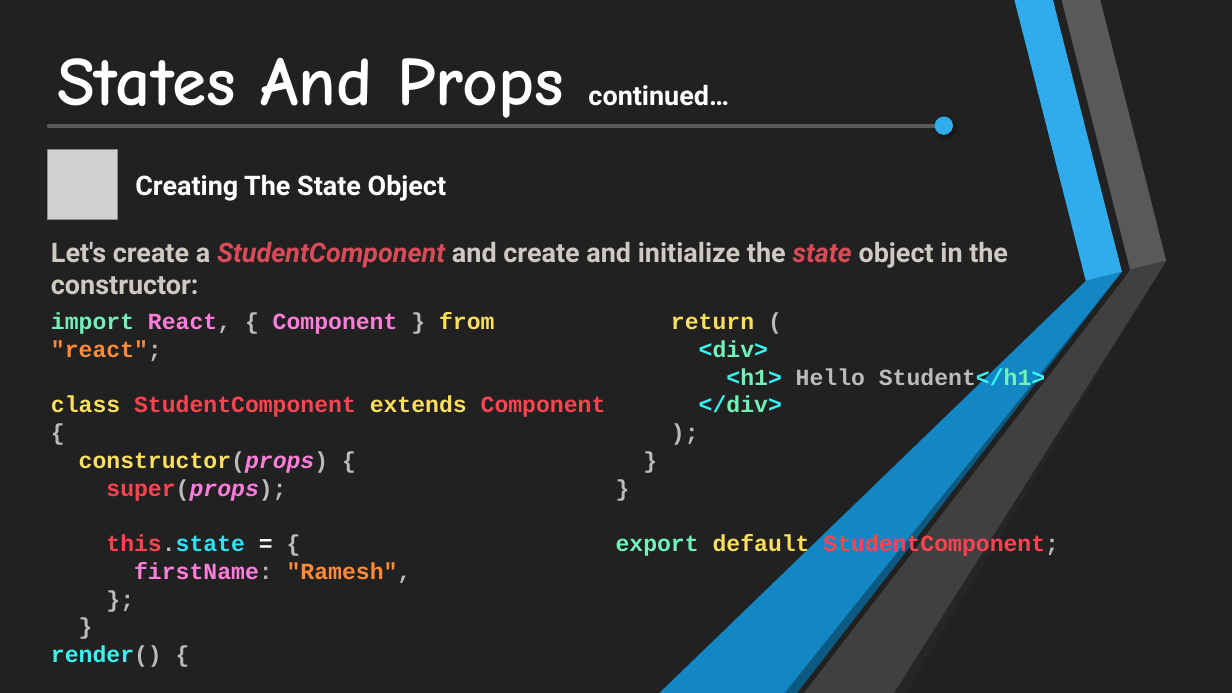
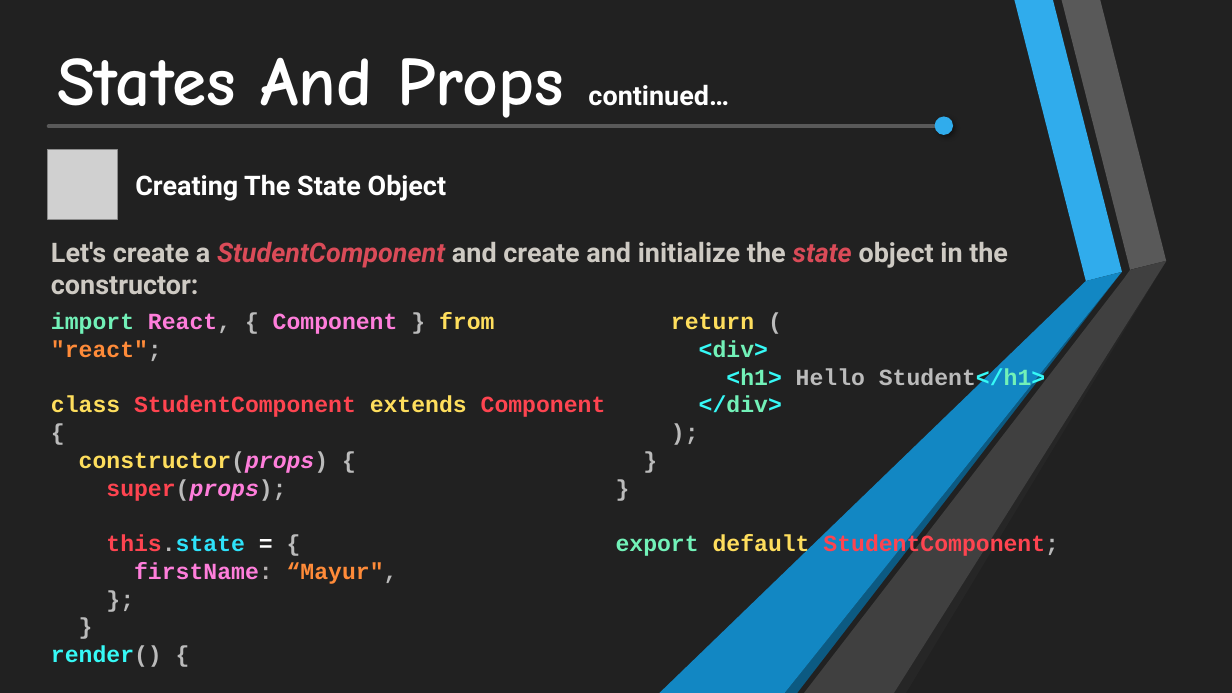
Before and after one commit to mayurpai/GxTrainingBatch2023, a slide deck: slide 28 of Mayur Pai/Presentation/Building Blocks of React JS.pptx. Drawn at 1232x693 pixels with LibreOffice and Linux fonts; fonts in the diff are those of the drawing; grey boxes stand for pictures. Boxes give left, top, right and bottom in pixels: in the first picture for what was removed or moved away, otherwise in the second. Text is boxed around its words. In the diff, an @@ line names an element or a change of style, - is before the commit and + after.

```diff
--- a/Mayur Pai/Presentation/Building Blocks of React JS.pptx
+++ b/Mayur Pai/Presentation/Building Blocks of React JS.pptx
@@ text at (134, 562, 398, 584): text changed @@
-firstName: "Ramesh",
+firstName: “Mayur",
```
Also in this commit, not shown: 1 other slide changed, 15 other files.
